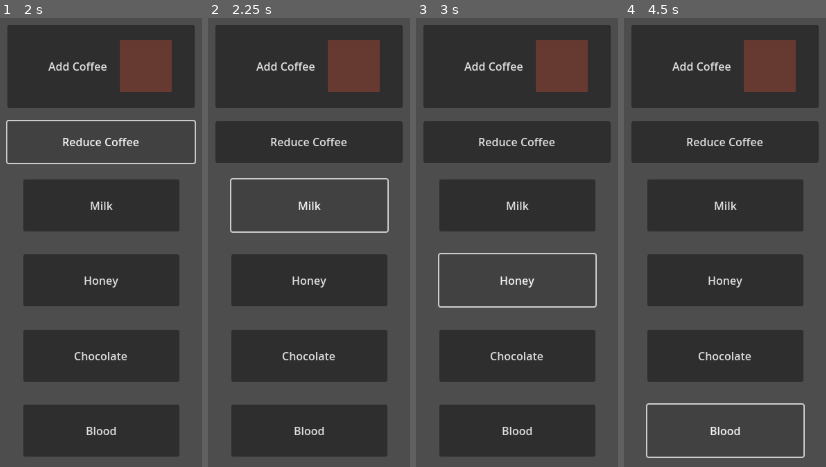
Above: before the commit, frames 1-4 (left to right).
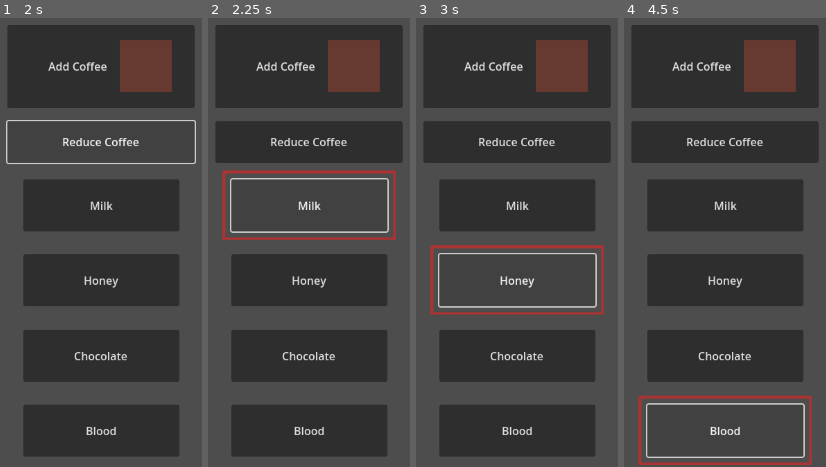
Above: after the commit, the same moments.

Repository: LuisGarrillo/Neo-Mel-vn
Game: Godot game, scene res://scenes/ui/cup_preparation.tscn
The game is run twice, just before and just after one commit, with the same random seed, the same clock (stepped at 60 frames per second) and the same inputs. This scene is started directly instead of the project's main scene.
Inputs:
- Up to frame 1 (2 s): click "Add Coffee" at 0.5 s; click "Reduce Coffee" at 1.25 s
- Up to frame 2 (2.25 s): click "Milk" at 2 s
- Up to frame 3 (3 s): click "Honey" at 2.75 s
- Up to frame 4 (4.5 s): click "Chocolate" at 3.5 s; click "Blood" at 4.25 s

Frame 1 is identical in both runs. In frame 2, 1.8% of the frame differs, in the area x 6-94%, y 33-50%; in frame 3, 1.8%; in frame 4, 1.8%.
Error before the commit: Cannot call method 'get_children' on a null value. (res://scripts/managers/cup_preparation_manager.gd:7)

Commit message:
Fix cup preparation manager

Diff:
--- a/scripts/managers/cup_preparation_manager.gd
+++ b/scripts/managers/cup_preparation_manager.gd
@@ -1,5 +1,5 @@
 extends Control
-@onready var v_box_container: VBoxContainer = $VBoxContainer/VBoxContainer
+@onready var v_box_container: VBoxContainer = $VBoxContainer/AddOnContainer
 var selected_ingredient: AddOnButton
 
 # Called when the node enters the scene tree for the first time.
